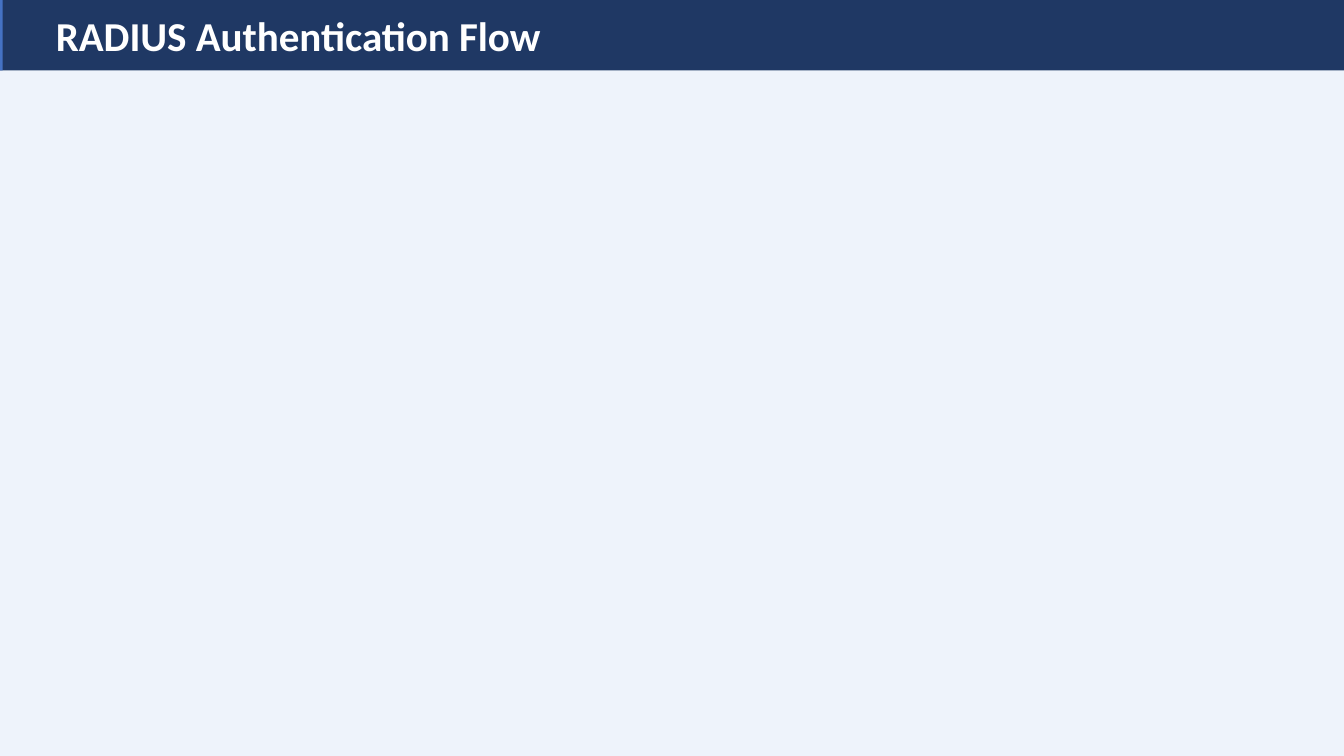
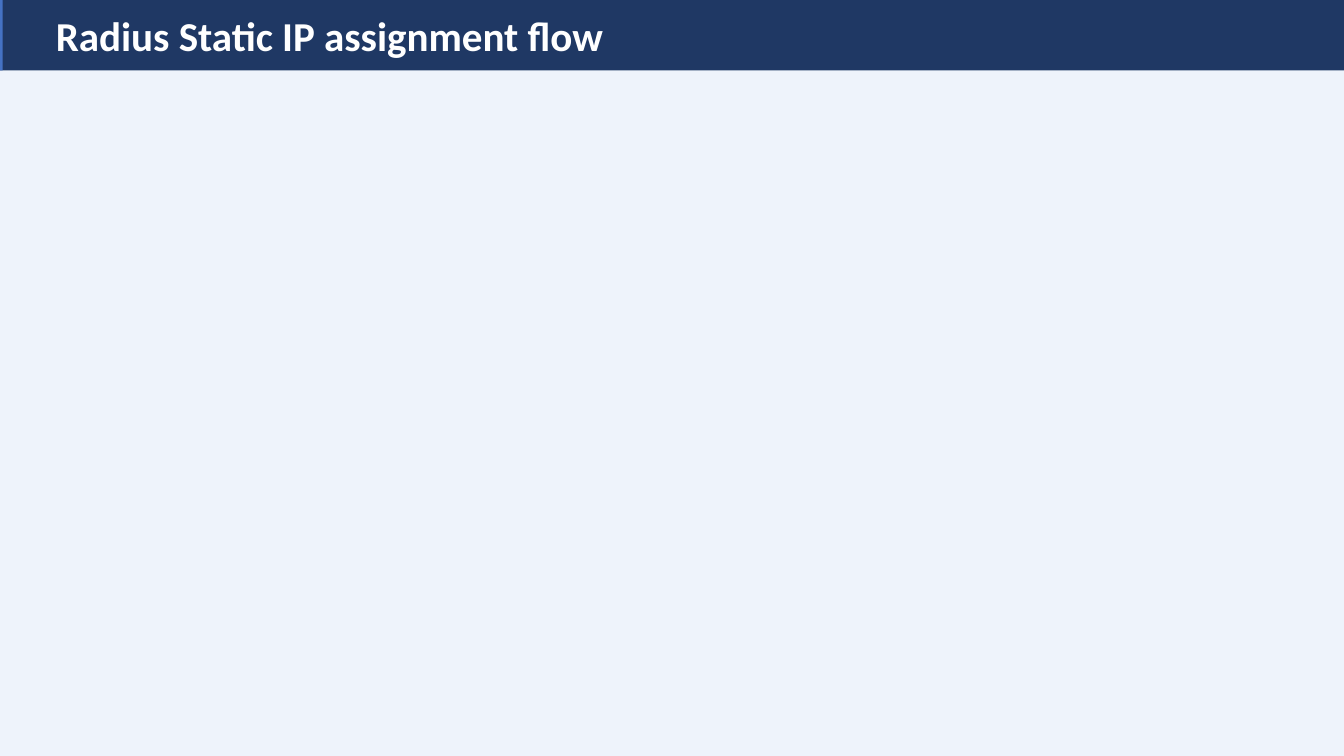
Before and after one commit to ridan5G/aaa-cloud-native, a slide deck: slide 4 of docs/aaa-platform-presentation.pptx. Drawn at 1344x756 pixels with LibreOffice and Linux fonts; fonts in the diff are those of the drawing; background and template pictures are left out. Boxes give left, top, right and bottom in pixels: in the first picture for what was removed or moved away, otherwise in the second. Text is boxed around its words. In the diff, an @@ line names an element or a change of style, - is before the commit and + after.

```diff
--- a/docs/aaa-platform-presentation.pptx
+++ b/docs/aaa-platform-presentation.pptx
@@ text in rectangle at (x1=56, y1=22, x2=603, y2=58): text changed @@
-RADIUS Authentication Flow
+Radius Static IP assignment flow
```
Also in this commit, not shown: 8 other files.
